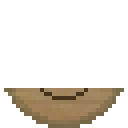
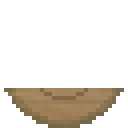
Layered file, before and after one edit (128 x 128). Changes by layer:
painted on "Layer 2" over (x1=40, y1=88, x2=88, y2=100)
